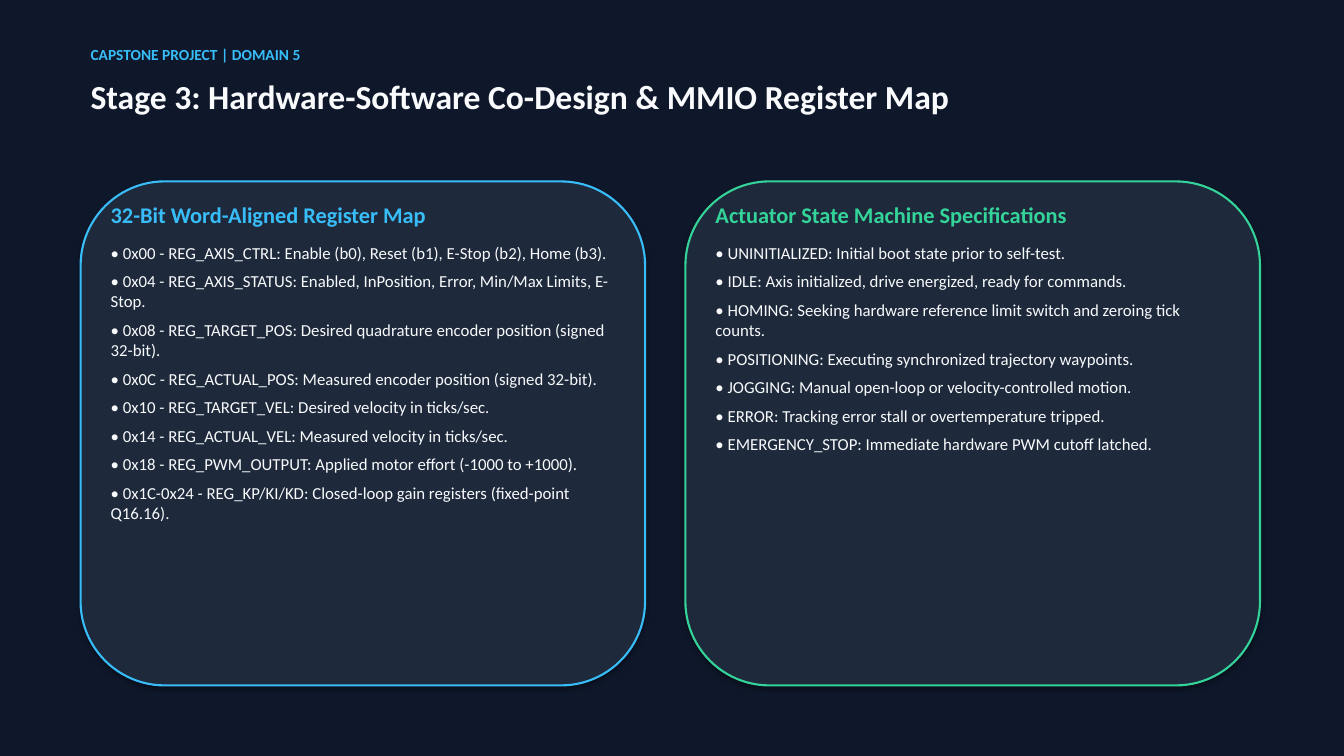
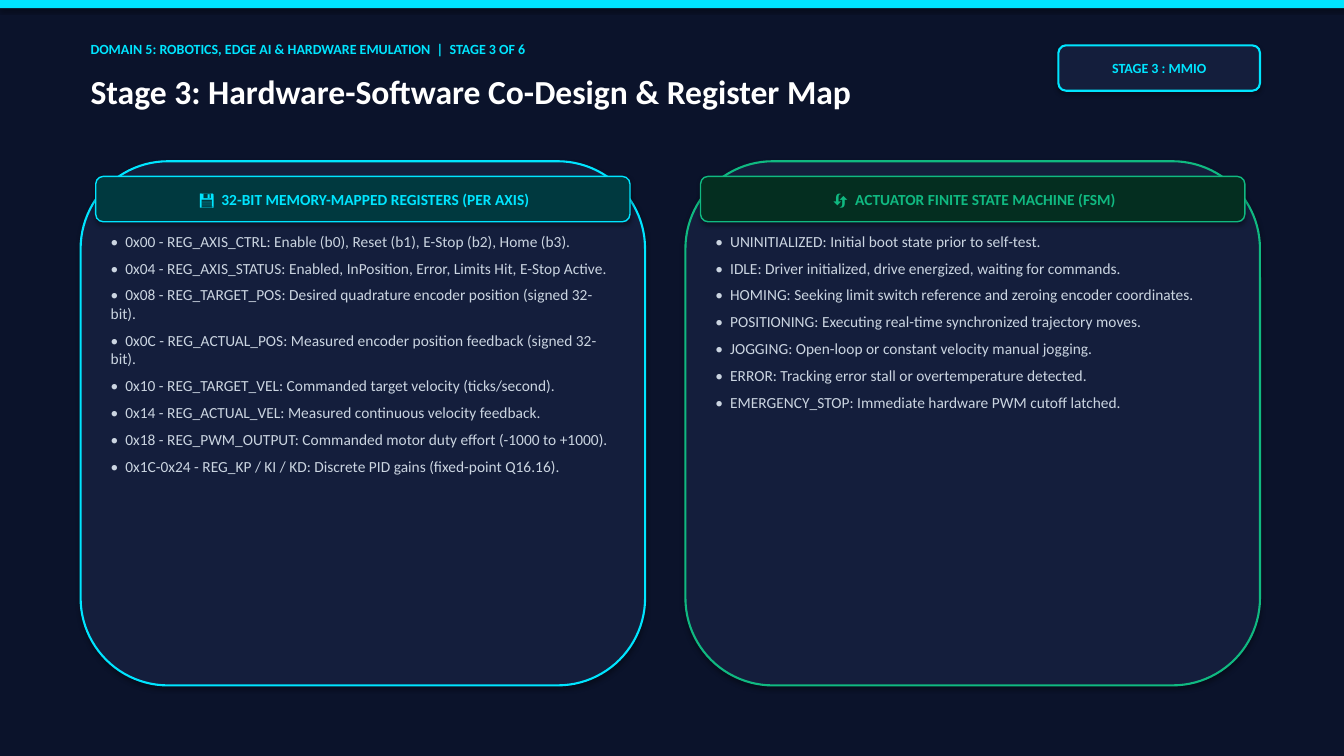
Before and after one commit to Amankumar307/robotic-motor-hub, a slide deck: slide 5 of docs/Robotic_Motor_Hub_Presentation.pptx. Drawn at 1344x756 pixels with LibreOffice and Linux fonts; fonts in the diff are those of the drawing. Boxes give left, top, right and bottom in pixels: in the first picture for what was removed or moved away, otherwise in the second. Text is boxed around its words. In the diff, an @@ line names an element or a change of style, - is before the commit and + after.

Commit message:
docs(presentation): Upgrade presentation with vibrant color cards, metrics dashboard, and interactive HTML deck

```diff
--- a/docs/Robotic_Motor_Hub_Presentation.pptx
+++ b/docs/Robotic_Motor_Hub_Presentation.pptx
@@ rectangle at [0,0,1344,756]: fill #0F172A to #0B132B; outline #0F172A 0.75 pt to none @@
@@ rectangle added at [0,0,1344,8], fill #00E5FF @@
@@ text removed at [91,50,301,60] @@
-CAPSTONE PROJECT | DOMAIN 5
@@ text added at [91,44,525,56], 10 pt, text #00E5FF, bold @@
+DOMAIN 5: ROBOTICS, EDGE AI & HARDWARE EMULATION | STAGE 3 OF 6
@@ rounded rectangle added at [1059,45,1260,91], fill #141E3C, outline #00E5FF 1.5 pt, 10 pt, text #00E5FF, bold @@
+STAGE 3 : MMIO
@@ text at [91,80,851,110]: text changed; text colour #F8FAFC to #FFFFFF @@
-Stage 3: Hardware-Software Co-Design & MMIO Register Map
+Stage 3: Hardware-Software Co-Design & Register Map
@@ rounded rectangle: place and size @@
-rounded rectangle at [686,181,1260,686]
+rounded rectangle at [81,161,645,686]
@@ rounded rectangle at [81,161,645,686]: fill #1E293B to #141E3C; outline #34D399 1.5 pt to #00E5FF 1.5 pt @@
@@ rounded rectangle added at [96,176,630,222], fill #00393F, outline #00E5FF 1 pt, 11 pt, text #00E5FF, bold @@
+💾 32-BIT MEMORY-MAPPED REGISTERS (PER AXIS)
@@ rounded rectangle added at [686,161,1260,686], fill #141E3C, outline #10B981 1.5 pt @@
@@ rounded rectangle added at [701,176,1245,222], fill #042E20, outline #10B981 1 pt, 11 pt, text #10B981, bold @@
+🔄 ACTUATOR FINITE STATE MACHINE (FSM)
@@ rounded rectangle removed at [81,181,645,686] @@
@@ text at [111,207,426,227]: paragraph removed @@
-32-Bit Word-Aligned Register Map
@@ text at [715,207,1067,227]: paragraph removed @@
-Actuator State Machine Specifications
@@ text "• 0x00 - REG_AXIS_CTRL: Enable ...": place and size @@
-text "• 0x00 - REG_AXIS_CTRL: Enable ..." at [111,207,608,522]
+text "• 0x00 - REG_AXIS_CTRL: Enable ..." at [111,236,608,475]
@@ text at [111,236,592,321]: size 12 to 11 pt, text colour #F8FAFC to #CBD5E1 in "• 0x00 - REG_AXIS_CTRL: Enable (b0), Reset ...", "• 0x08 - REG_TARGET_POS: Desired quadrature encoder ..." @@
@@ text "• UNINITIALIZED: Initial boot state ...": place and size @@
-text "• UNINITIALIZED: Initial boot state ..." at [715,207,1180,453]
+text "• UNINITIALIZED: Initial boot state ..." at [730,236,1193,410]
@@ text at [730,236,1121,410]: size 12 to 11 pt, text colour #F8FAFC to #CBD5E1 in "• UNINITIALIZED: Initial boot state prior to ...", "• EMERGENCY_STOP: Immediate hardware PWM cutoff latched." @@
@@ text at [125,263,606,277]: text changed; size 12 to 11 pt; text colour #F8FAFC to #CBD5E1 @@
-• 0x04 - REG_AXIS_STATUS: Enabled, InPosition, Error, Min/Max Limits, E-Stop.
+• 0x04 - REG_AXIS_STATUS: Enabled, InPosition, Error, Limits Hit, E-Stop Active.
@@ text at [730,263,1193,384]: text changed; size 12 to 11 pt; text colour #F8FAFC to #CBD5E1 @@
-• IDLE: Axis initialized, drive energized, ready for commands.
-• HOMING: Seeking hardware reference limit switch and zeroing tick counts.
-• POSITIONING: Executing synchronized trajectory waypoints.
-• JOGGING: Manual open-loop or velocity-controlled motion.
-• ERROR: Tracking error stall or overtemperature tripped.
+• IDLE: Driver initialized, drive energized, waiting for commands.
+• HOMING: Seeking limit switch reference and zeroing encoder coordinates.
+• POSITIONING: Executing real-time synchronized trajectory moves.
+• JOGGING: Open-loop or constant velocity manual jogging.
+• ERROR: Tracking error stall or overtemperature detected.
@@ text at [111,335,608,475]: text changed; size 12 to 11 pt; text colour #F8FAFC to #CBD5E1 @@
-• 0x0C - REG_ACTUAL_POS: Measured encoder position (signed 32-bit).
-• 0x10 - REG_TARGET_VEL: Desired velocity in ticks/sec.
-• 0x14 - REG_ACTUAL_VEL: Measured velocity in ticks/sec.
-• 0x18 - REG_PWM_OUTPUT: Applied motor effort (-1000 to +1000).
-• 0x1C-0x24 - REG_KP/KI/KD: Closed-loop gain registers (fixed-point Q16.16).
+• 0x0C - REG_ACTUAL_POS: Measured encoder position feedback (signed 32-bit).
+• 0x10 - REG_TARGET_VEL: Commanded target velocity (ticks/second).
+• 0x14 - REG_ACTUAL_VEL: Measured continuous velocity feedback.
+• 0x18 - REG_PWM_OUTPUT: Commanded motor duty effort (-1000 to +1000).
+• 0x1C-0x24 - REG_KP / KI / KD: Discrete PID gains (fixed-point Q16.16).
```
Also in this commit, not shown: 10 other slides changed, 1 slide added, 1 slide removed, 1 other file.
